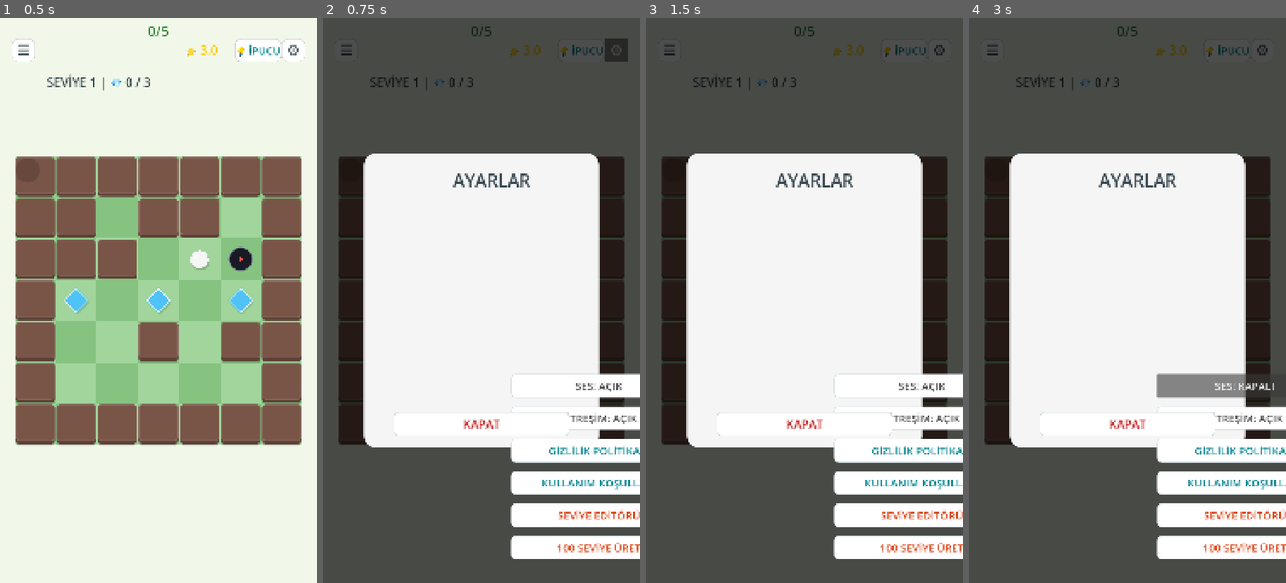
Above: before the commit, frames 1-4 (left to right).
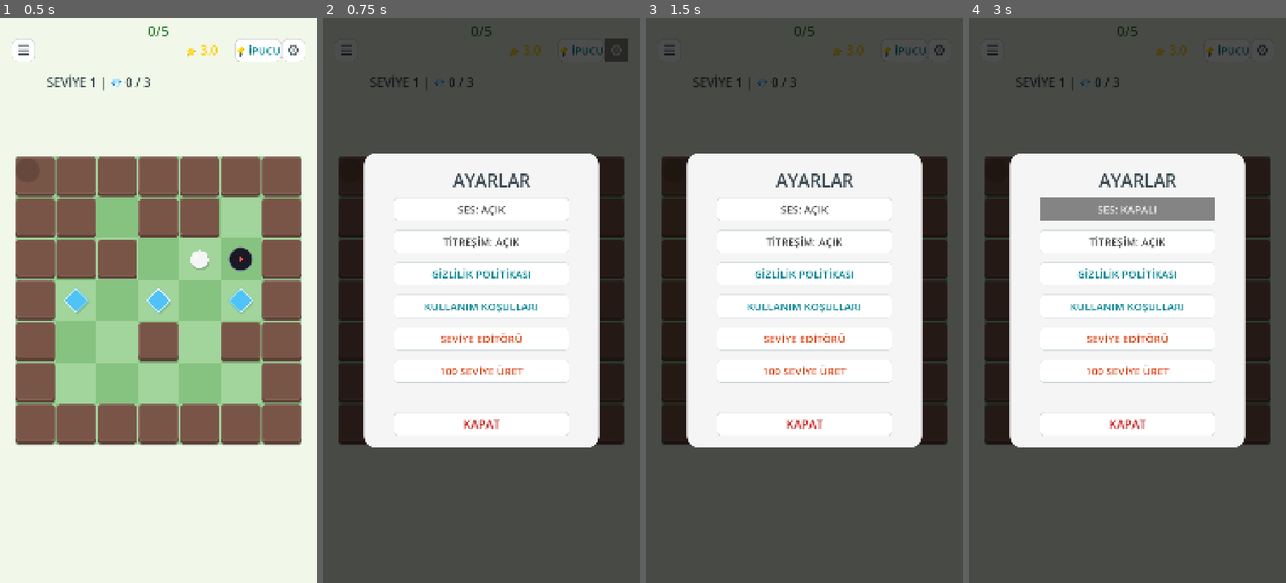
Above: after the commit, the same moments.

Repository: gkesebir/slidegolf
Game: Godot game, scene res://scenes/Main.tscn
Two runs of this game, one before a commit and one after it. Both use one fixed random seed, a clock stepped at 60 frames per second and the inputs below.
Inputs:
- Up to frame 1 (0.5 s): no input
- Up to frame 2 (0.75 s): click "⚙️" at 0.5 s
- Up to frame 3 (1.5 s): click "☰" at 1.25 s
- Up to frame 4 (3 s): click "💡 İPUCU" at 2 s; click "SES: AÇIK" at 2.75 s

Frame 1 is identical in both runs. In frame 2, 9.6% of the frame differs, in the area x 22-100%, y 31-96%; in frame 3, 9.6%; in frame 4, 12%.

Commit message:
fix: corrected settings ui layout offsets and fixed unhandled input blocked by background colorrect

Diff:
--- a/scenes/Main.tscn
+++ b/scenes/Main.tscn
@@ -11,6 +11,7 @@
 offset_right = 1080.0
 offset_bottom = 1920.0
 color = Color(0.945098, 0.972549, 0.913725, 1)
+mouse_filter = 2
 
 [node name="GridManager" type="Node2D" parent="."]
 script = ExtResource("2_grid")
--- a/scripts/GameManager.gd
+++ b/scripts/GameManager.gd
@@ -595,9 +595,11 @@
 	panel.add_child(title)
 
 	var vbox = VBoxContainer.new()
-	vbox.set_anchors_and_offsets_preset(Control.PRESET_CENTER)
-	vbox.size = Vector2(600, 600)
-	vbox.position = (panel.size - vbox.size) / 2.0 + Vector2(0, 50)
+	vbox.set_anchors_and_offsets_preset(Control.PRESET_TOP_WIDE)
+	vbox.offset_top = 150
+	vbox.offset_bottom = 850
+	vbox.offset_left = 100
+	vbox.offset_right = -100
 	vbox.add_theme_constant_override("separation", 30)
 	panel.add_child(vbox)
 
